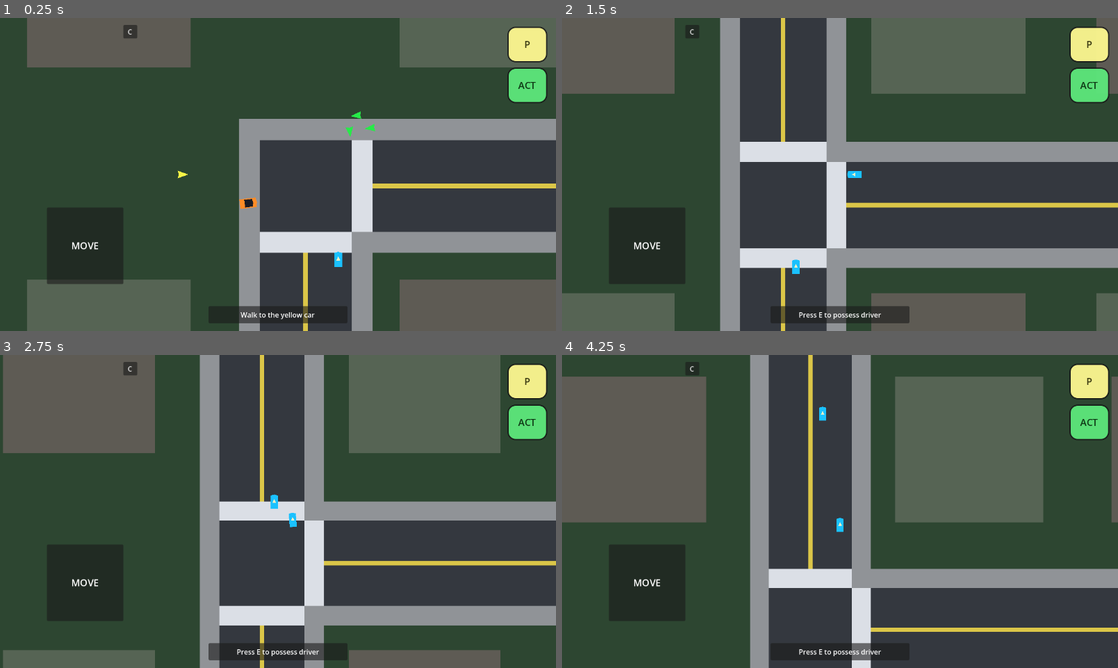
Above: before the commit, frames 1-4 (two rows, left to right).
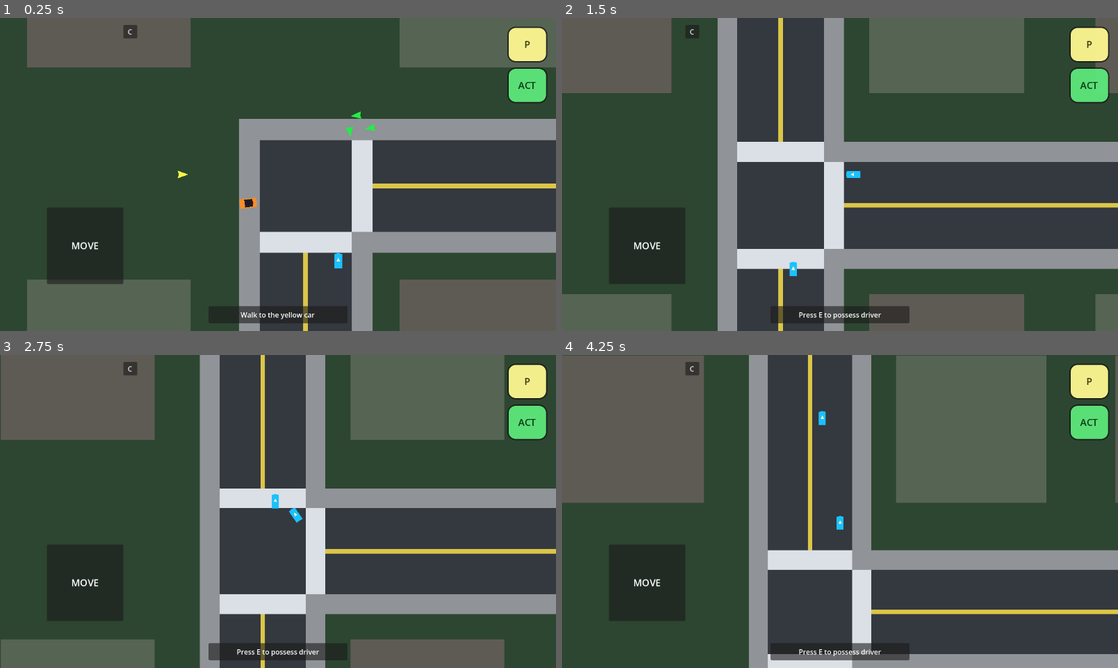
Above: after the commit, the same moments.

Repository: mjulstein/godot-gta
Game: Godot game, scene res://scenes/main/game.tscn
Same seed, same stepped clock (60 frames per second), same inputs: the game is played once before the commit and once after it.
Inputs (mouse positions are in pixels of both pictures, inside the frame that each line leads up to):
- Up to frame 1 (0.25 s): no input
- Up to frame 2 (1.5 s): click "C" at 0.5 s; tap E (interact) at 1.25 s; move the mouse to (962, 158) at 1.27 s; hold D (move_right) from 1.28 s (still down); hold E (interact) from 1.28 s (still down); click (962, 158) at 1.42 s
- Up to frame 3 (2.75 s): release D (move_right) at 2 s; release E (interact) at 2 s; drag from (166, 527) to (294, 511) at 2.02 s
- Up to frame 4 (4.25 s): tap E (interact) at 2.75 s; move the mouse to (895, 442) at 2.77 s; hold D (move_right) 2.78-3.5 s; hold E (interact) 2.78-3.5 s; drag from (812, 574) to (673, 464) at 3.52 s

The runs differ from the first frame. In frame 1, less than 0.1% of the frame differs, in the area x 60-62%, y 74-80%; in frame 2, 3.7%; in frame 3, 16%; in frame 4, 20%, in the area x 0-100%, y 0-100%.

Commit message:
feature complete before playtest

Diff:
--- a/data/tuning/civilian_vehicle_tuning.tres
+++ b/data/tuning/civilian_vehicle_tuning.tres
@@ -4,20 +4,20 @@
 
 [resource]
 script = ExtResource("1")
-cruise_speed = 240.0
-turn_speed = 120.0
-lane_change_speed = 150.0
-u_turn_speed = 100.0
-acceleration = 220.0
-brake_power = 360.0
-turn_approach_speed = 92.0
-lane_change_approach_speed = 118.0
-u_turn_approach_speed = 84.0
-turn_slowdown_distance = 92.0
-lane_change_slowdown_distance = 72.0
-u_turn_slowdown_distance = 108.0
-follow_distance_scale = 1.15
-pedestrian_stop_distance_scale = 1.1
+cruise_speed = 220.0
+turn_speed = 104.0
+lane_change_speed = 140.0
+u_turn_speed = 92.0
+acceleration = 200.0
+brake_power = 420.0
+turn_approach_speed = 78.0
+lane_change_approach_speed = 104.0
+u_turn_approach_speed = 72.0
+turn_slowdown_distance = 112.0
+lane_change_slowdown_distance = 88.0
+u_turn_slowdown_distance = 128.0
+follow_distance_scale = 1.25
+pedestrian_stop_distance_scale = 1.2
 crossing_entry_buffer = 24.0
 crossing_curb_buffer = 32.0
 crossing_lateral_clearance = 90.0
--- a/data/tuning/player_tuning.tres
+++ b/data/tuning/player_tuning.tres
@@ -5,6 +5,6 @@
 [resource]
 script = ExtResource("1")
 move_speed = 220.0
-acceleration = 1320.0
-deceleration = 1460.0
-direction_carry = 0.08
+acceleration = 1460.0
+deceleration = 1720.0
+direction_carry = 0.04
--- a/data/tuning/vehicle_tuning.tres
+++ b/data/tuning/vehicle_tuning.tres
@@ -4,11 +4,11 @@
 
 [resource]
 script = ExtResource("1")
-acceleration = 380.0
+acceleration = 360.0
 reverse_acceleration = 280.0
-brake_power = 440.0
-max_speed = 320.0
+brake_power = 470.0
+max_speed = 300.0
 reverse_speed = 140.0
-steering_speed = 2.8
-friction = 220.0
-min_steer_speed = 18.0
+steering_speed = 2.6
+friction = 250.0
+min_steer_speed = 22.0
--- a/scenes/world/district_slice.tscn
+++ b/scenes/world/district_slice.tscn
@@ -262,3 +262,55 @@
 [node name="SidewalkEastSouth" type="Polygon2D" parent="Ground"]
 polygon = PackedVector2Array(96, 96, 140, 96, 140, 640, 96, 640)
 color = Color(0.564706, 0.576471, 0.592157, 1)
+
+[node name="LandmarkNorthWest" type="Polygon2D" parent="Ground"]
+polygon = PackedVector2Array(-448, -448, -304, -448, -304, -304, -448, -304)
+color = Color(0.317647, 0.447059, 0.341176, 1)
+
+[node name="LandmarkNorthEast" type="Polygon2D" parent="Ground"]
+polygon = PackedVector2Array(304, -448, 448, -448, 448, -304, 304, -304)
+color = Color(0.360784, 0.411765, 0.286275, 1)
+
+[node name="LandmarkSouthWest" type="Polygon2D" parent="Ground"]
+polygon = PackedVector2Array(-448, 304, -304, 304, -304, 448, -448, 448)
+color = Color(0.286275, 0.396078, 0.439216, 1)
+
+[node name="LandmarkSouthEast" type="Polygon2D" parent="Ground"]
+polygon = PackedVector2Array(304, 304, 448, 304, 448, 448, 304, 448)
+color = Color(0.411765, 0.333333, 0.286275, 1)
+
+[node name="LandmarkNorthWestAccent" type="Polygon2D" parent="Ground"]
+polygon = PackedVector2Array(-420, -420, -332, -420, -332, -332, -420, -332)
+color = Color(0.647059, 0.760784, 0.545098, 1)
+
+[node name="LandmarkNorthEastAccent" type="Polygon2D" parent="Ground"]
+polygon = PackedVector2Array(332, -420, 420, -420, 420, -332, 332, -332)
+color = Color(0.776471, 0.705882, 0.505882, 1)
+
+[node name="LandmarkSouthWestAccent" type="Polygon2D" parent="Ground"]
+polygon = PackedVector2Array(-420, 332, -332, 332, -332, 420, -420, 420)
+color = Color(0.521569, 0.705882, 0.756863, 1)
+
+[node name="LandmarkSouthEastAccent" type="Polygon2D" parent="Ground"]
+polygon = PackedVector2Array(332, 332, 420, 332, 420, 420, 332, 420)
+color = Color(0.760784, 0.623529, 0.521569, 1)
+
+[node name="DeadEndMarkerNorth" type="Polygon2D" parent="Ground"]
+visible = false
+polygon = PackedVector2Array(-72, 172, 72, 172, 72, 204, -72, 204)
+color = Color(0.839216, 0.458824, 0.192157, 1)
+
+[node name="DeadEndMarkerSouth" type="Polygon2D" parent="Ground"]
+visible = false
+polygon = PackedVector2Array(-72, -204, 72, -204, 72, -172, -72, -172)
+color = Color(0.839216, 0.458824, 0.192157, 1)
+
+[node name="DeadEndMarkerEast" type="Polygon2D" parent="Ground"]
+visible = false
+polygon = PackedVector2Array(-204, -72, -172, -72, -172, 72, -204, 72)
+color = Color(0.839216, 0.458824, 0.192157, 1)
+
+[node name="DeadEndMarkerWest" type="Polygon2D" parent="Ground"]
+visible = false
+polygon = PackedVector2Array(172, -72, 204, -72, 204, 72, 172, 72)
+color = Color(0.839216, 0.458824, 0.192157, 1)
--- a/scripts/actors/player/player_controller.gd
+++ b/scripts/actors/player/player_controller.gd
@@ -92,6 +92,9 @@
 	var carry_factor: float = 0.08 if tuning == null else tuning.direction_carry
 	if input_vector != Vector2.ZERO:
 		var carry_velocity := velocity * carry_factor
+		if velocity.length() > 1.0:
+			var carry_alignment := maxf(input_vector.normalized().dot(velocity.normalized()), 0.0)
+			carry_velocity *= carry_alignment
 		var blended_target := target_velocity + carry_velocity
 		if blended_target.length() > target_speed:
 			blended_target = blended_target.normalized() * target_speed
--- a/scripts/vehicles/vehicle_controller.gd
+++ b/scripts/vehicles/vehicle_controller.gd
@@ -11,6 +11,7 @@
 @export var debug_force_blocked_exit := false
 @export var debug_force_flipped := false
 @export var debug_force_submerged := false
+@export var debug_force_trapped := false
 @export var debug_force_destroyed := false
 
 var driver: Node = null
@@ -42,6 +43,12 @@
 	var steering_speed: float = 2.8 if tuning == null else tuning.steering_speed
 	var friction: float = 220.0 if tuning == null else tuning.friction
 	var min_steer_speed: float = 18.0 if tuning == null else tuning.min_steer_speed
+
+	if usability_state == "unusable" or usability_state == "destroyed":
+		longitudinal_speed = move_toward(longitudinal_speed, 0.0, brake_power * delta)
+		velocity = Vector2.RIGHT.rotated(rotation) * longitudinal_speed
+		move_and_slide()
+		return
 
 	if driver == null:
 		longitudinal_speed = move_toward(longitudinal_speed, 0.0, _driverless_stop_rate(friction) * delta)
@@ -225,7 +232,7 @@
 		usability_state = "destroyed"
 		damage_state = "critical"
 		return
-	if debug_force_flipped or debug_force_submerged or damage_state == "critical":
+	if debug_force_flipped or debug_force_submerged or debug_force_trapped or damage_state == "critical" or _is_vehicle_trapped():
 		usability_state = "unusable"
 		return
 	if _is_driver_entry_blocked():
@@ -277,3 +284,14 @@
 	var reference_mass := 2000.0
 	var mass_scale := clampf(reference_mass / maxf(mass_kg, 1.0), 0.35, 2.0)
 	return base_friction * mass_scale
+
+func _is_vehicle_trapped() -> bool:
+	if can_exit():
+		return false
+	var sample_distance := 20.0
+	var forward := Vector2.RIGHT.rotated(rotation)
+	var side := forward.orthogonal()
+	for direction in [forward, -forward, side, -side]:
+		if not test_move(global_transform, direction * sample_distance):
+			return false
+	return true
--- a/scripts/world/district_slice.gd
+++ b/scripts/world/district_slice.gd
@@ -134,6 +134,10 @@
 	_set_node_visible("Ground/ParkingLotSidewalkWestRight", profile == PROFILE_DEAD_END_WEST)
 	_set_node_visible("Ground/ParkingLotSidewalkWestEntryTop", profile == PROFILE_DEAD_END_WEST)
 	_set_node_visible("Ground/ParkingLotSidewalkWestEntryBottom", profile == PROFILE_DEAD_END_WEST)
+	_set_node_visible("Ground/DeadEndMarkerNorth", profile == PROFILE_DEAD_END_NORTH)
+	_set_node_visible("Ground/DeadEndMarkerSouth", profile == PROFILE_DEAD_END_SOUTH)
+	_set_node_visible("Ground/DeadEndMarkerEast", profile == PROFILE_DEAD_END_EAST)
+	_set_node_visible("Ground/DeadEndMarkerWest", profile == PROFILE_DEAD_END_WEST)
 
 	_set_node_visible("Ground/RoadIntersection", profile == PROFILE_DEFAULT or is_vertical_straight or is_horizontal_straight)
 	if is_horizontal_straight:
@@ -228,32 +232,40 @@
 	var profile := _get_tile_profile()
 	match profile:
 		PROFILE_DEAD_END_NORTH:
+			if entry_heading != "south":
+				return {}
 			return {
-				"spot": global_position + Vector2(-36, -236),
-				"sidewalk": global_position + Vector2(-118, -118),
+				"spot": global_position + Vector2(-36, 236),
+				"sidewalk": global_position + Vector2(-118, 242),
 				"roam_axis": Vector2.RIGHT,
+				"facing": Vector2.DOWN,
+			}
+		PROFILE_DEAD_END_SOUTH:
+			if entry_heading != "north":
+				return {}
+			return {
+				"spot": global_position + Vector2(36, -236),
+				"sidewalk": global_position + Vector2(118, -242),
+				"roam_axis": Vector2.LEFT,
 				"facing": Vector2.UP,
 			}
-		PROFILE_DEAD_END_SOUTH:
+		PROFILE_DEAD_END_EAST:
+			if entry_heading != "west":
+				return {}
 			return {
-				"spot": global_position + Vector2(36, 236),
-				"sidewalk": global_position + Vector2(118, 118),
-				"roam_axis": Vector2.LEFT,
-				"facing": Vector2.DOWN,
-			}
-		PROFILE_DEAD_END_EAST:
-			return {
-				"spot": global_position + Vector2(236, 36),
-				"sidewalk": global_position + Vector2(118, -118),
+				"spot": global_position + Vector2(-236, 36),
+				"sidewalk": global_position + Vector2(-242, 118),
 				"roam_axis": Vector2.DOWN,
-				"facing": Vector2.RIGHT,
+				"facing": Vector2.LEFT,
 			}
 		PROFILE_DEAD_END_WEST:
+			if entry_heading != "east":
+				return {}
 			return {
-				"spot": global_position + Vector2(-236, -36),
-				"sidewalk": global_position + Vector2(-118, 118),
+				"spot": global_position + Vector2(236, -36),
+				"sidewalk": global_position + Vector2(242, -118),
 				"roam_axis": Vector2.UP,
-				"facing": Vector2.LEFT,
+				"facing": Vector2.RIGHT,
 			}
 		_:
 			return {}
Not shown, changed: specs/001-foundation-sandbox/handoff.md
Not shown, changed: specs/001-foundation-sandbox/tasks.md
